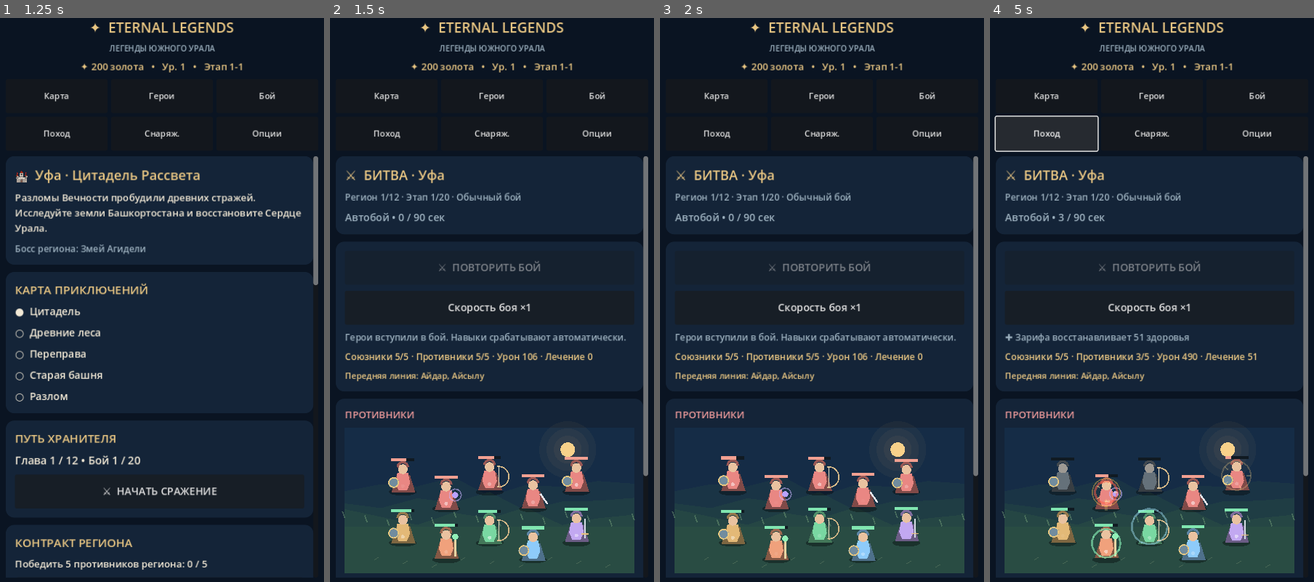
Above: before the commit, frames 1-4 (left to right).
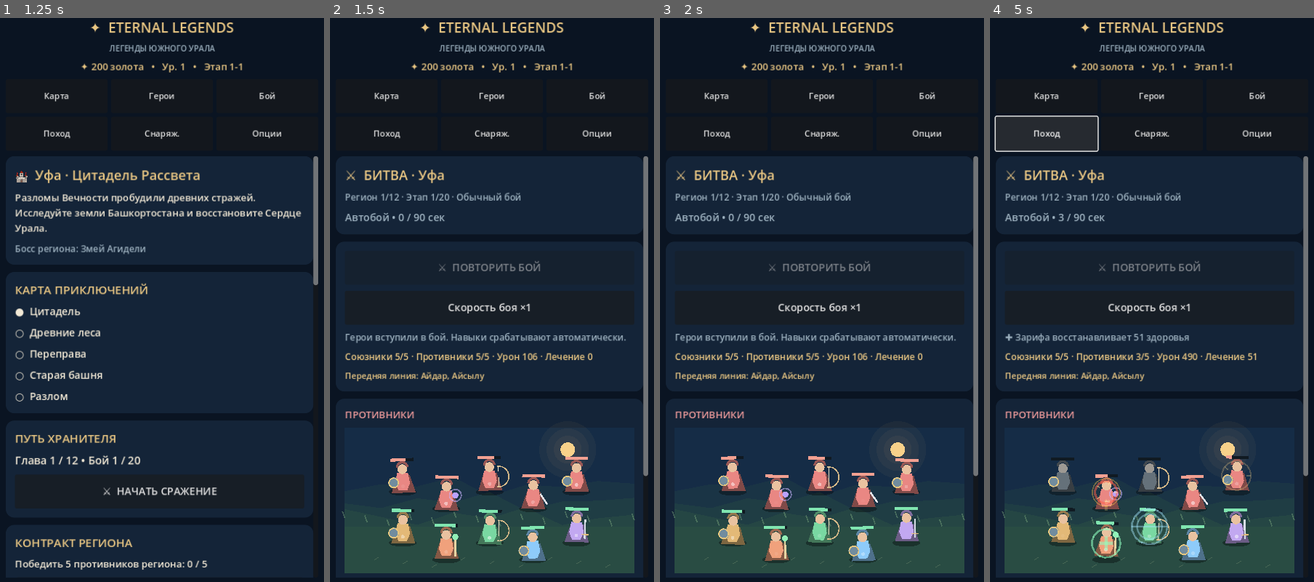
Above: after the commit, the same moments.

Repository: maillunex-lang/5x5
Game: Godot game, scene res://scenes/main.tscn
Two runs of this game, one before a commit and one after it. Both use one fixed random seed, a clock stepped at 60 frames per second and the inputs below.
Inputs:
- Up to frame 1 (1.25 s): click "НАЧАТЬ ПРИКЛЮЧЕНИЕ" at 0.5 s
- Up to frame 2 (1.5 s): click "⚔ НАЧАТЬ СРАЖЕНИЕ" at 1.25 s
- Up to frame 3 (2 s): no input
- Up to frame 4 (5 s): click "Карта" at 2 s; click "Герои" at 2.75 s; click "Бой" at 3.5 s; click "Поход" at 4.25 s

Frame 1 is identical in both runs. In frame 2, 0.2% of the frame differs, in the area x 17-81%, y 77-97%; in frame 3, 0.2%; in frame 4, 0.6%, in the area x 17-81%, y 77-96%.

Commit message:
feat(v7.9): class-specific skill animations and combat poses

Diff:
--- a/scripts/battle_arena.gd
+++ b/scripts/battle_arena.gd
@@ -155,8 +155,16 @@
     hit_offset.x = sin((1.0 - remaining) * 27.0) * remaining * 5.0
     hit_offset.y = -remaining * 2.0
  var p := position + Vector2(0, bob) + hit_offset
+ # Lightweight breathing and weapon-ready pose, tied to battle time.
+ var breathe := sin(elapsed * 2.4 + float(index) * 0.9) * (0.0 if reduced_effects or not alive else 0.035)
+ var attack_pose := 0.0
+ if not reduced_effects and alive:
+  for effect in recent_skills:
+   if int(effect["slot"]) == index:
+    attack_pose = clampf((float(effect["until"]) - elapsed) / 0.6, 0.0, 1.0)
+ p.y -= attack_pose * 5.0
  _ellipse(position + Vector2(0, 17), Vector2(23, 6), Color(0, 0, 0, 0.35))
- draw_set_transform(p)
+ draw_set_transform(p, breathe + attack_pose * (0.12 if side == 0 else -0.12))
  var cape := PackedVector2Array([Vector2(-10,-12), Vector2(12,-12), Vector2(21,17), Vector2(-19,17)])
  draw_colored_polygon(cape, accent.darkened(0.45))
  draw_colored_polygon(PackedVector2Array([Vector2(-12, 1), Vector2(-9,-16), Vector2(9,-16), Vector2(12,1), Vector2(7,13), Vector2(-7,13)]), accent)
@@ -254,3 +262,26 @@
   var angle := TAU * float(i) / float(MAX_SPARK_PARTICLES) + elapsed
   var direction := Vector2(cos(angle), sin(angle))
   draw_circle(position + Vector2(0, -10) + direction * radius, 2.5 * remaining, tint)
+ # Distinct silhouettes make each class readable even on a small phone.
+ var center := position + Vector2(0,-10)
+ match str(effect["role"]):
+  "Маг":
+   for ray in range(6):
+    var a := TAU * float(ray) / 6.0 + elapsed * 0.5
+    var d := Vector2(cos(a),sin(a))
+    draw_line(center + d * 9.0, center + d * radius, tint, 2.0, true)
+  "Поддержка":
+   draw_line(center + Vector2(-radius * 0.45,0), center + Vector2(radius * 0.45,0), tint, 4.0, true)
+   draw_line(center + Vector2(0,-radius * 0.45), center + Vector2(0,radius * 0.45), tint, 4.0, true)
+  "Танк":
+   draw_arc(center, radius * 0.75, PI * 0.1, PI * 0.9, 16, tint, 5.0, true)
+   draw_arc(center, radius * 0.75, PI * 1.1, PI * 1.9, 16, tint, 5.0, true)
+  "Убийца":
+   draw_line(center + Vector2(-radius,-radius * 0.4), center + Vector2(radius,radius * 0.4), tint, 3.0, true)
+   draw_line(center + Vector2(-radius,radius * 0.4), center + Vector2(radius,-radius * 0.4), tint, 3.0, true)
+  "Стрелок":
+   draw_arc(center, radius * 0.7, 0.0, TAU, 24, tint, 1.5, true)
+   draw_line(center + Vector2(-radius,0),center + Vector2(radius,0),tint,1.5,true)
+  "Босс":
+   draw_arc(center, radius * 1.15, 0.0, TAU, 24, tint, 5.0, true)
+   draw_circle(center, 7.0 * remaining, tint)
